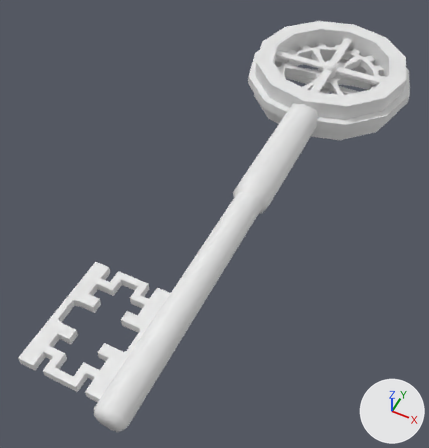
Renders of the FBX model MapObject/key/key.FBX from each side of a commit.
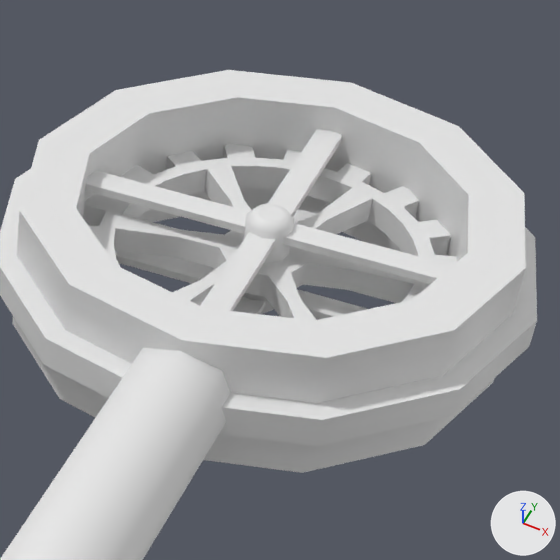
Each version is shown whole from a 50 mm camera at (0.0947, -0.2742, 0.2632) aimed at (-0.0189, -0.0471, -0.0207), then close up on the part from 58% to 97% of the width and 0% to 37% of the height. Lighting does not change. The marker at lower right points along +X, +Y and +Z. Both versions are drawn at frame 90 of the action 'Take 001'; the numbers are the values there.

The first close-up shows 'Object001', 'key'.
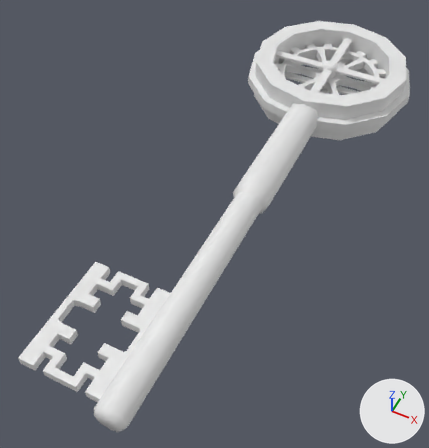
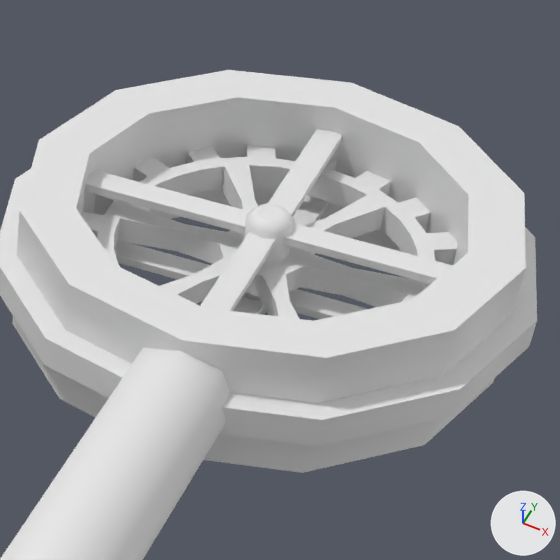
What the commit changed:
Object 'Object001' (ob_object001) turns from (0, 0, 67) to (0, 0, 120) degrees about x, y and z.

Changed parts and their boxes [x1, y1, x2, y2] in the close-ups (560 x 560 px):
'Object001', turned
    before: [83, 144, 457, 321]
    after: [82, 145, 457, 319]
